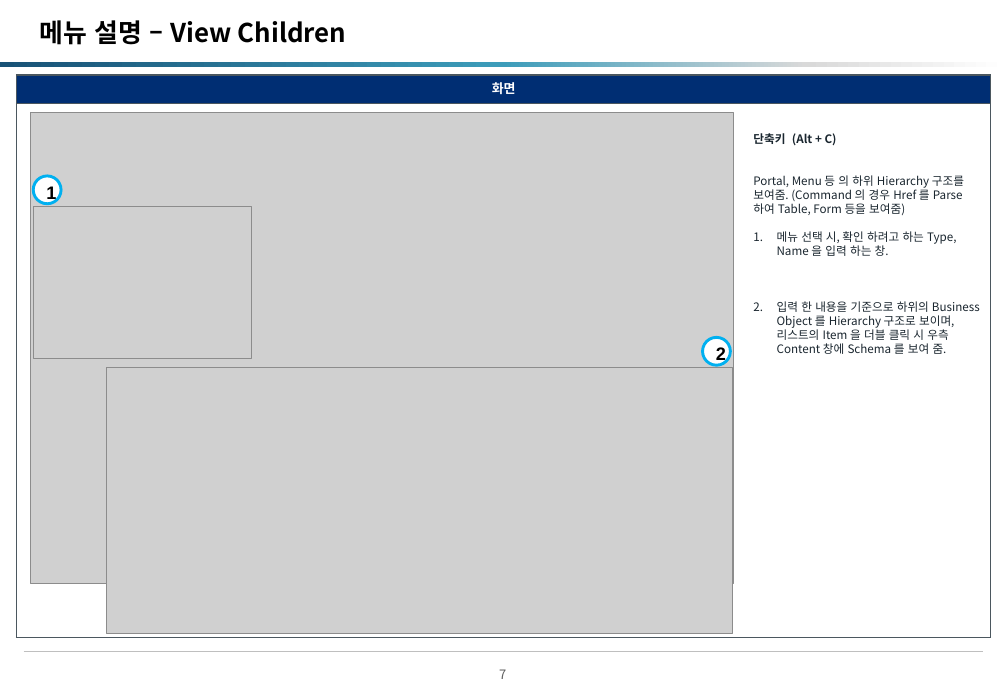
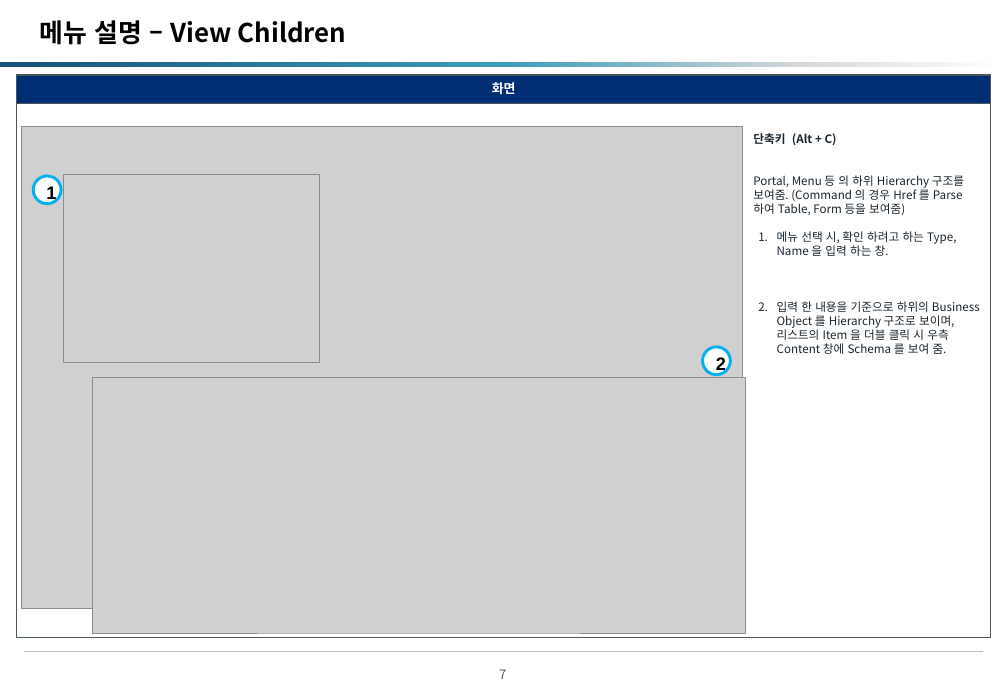
Before and after one commit to okskblug/sols, a slide deck: slide 8 of 2. MQL Viewer - README.pptx. Drawn at 1008x698 pixels with LibreOffice and Linux fonts; fonts in the diff are those of the drawing; grey boxes stand for pictures; background and template pictures are left out. Boxes give left, top, right and bottom in pixels: in the first picture for what was removed or moved away, otherwise in the second. Text is boxed around its words. In the diff, an @@ line names an element or a change of style, - is before the commit and + after.

```diff
--- a/2. MQL Viewer - README.pptx
+++ b/2. MQL Viewer - README.pptx
@@ picture: place and size @@
-picture at box(31, 113, 733, 583)
+picture at box(21, 127, 743, 609)
@@ picture: place and size @@
-picture at box(34, 207, 251, 359)
+picture at box(63, 175, 320, 363)
@@ ellipse "2": place and size @@
-ellipse "2" at box(703, 338, 731, 366)
+ellipse "2" at box(703, 347, 731, 375)
@@ picture: place and size @@
-picture at box(107, 368, 733, 633)
+picture at box(92, 378, 746, 634)
```
Also in this commit, not shown: 7 other slides changed, 1 other file.
